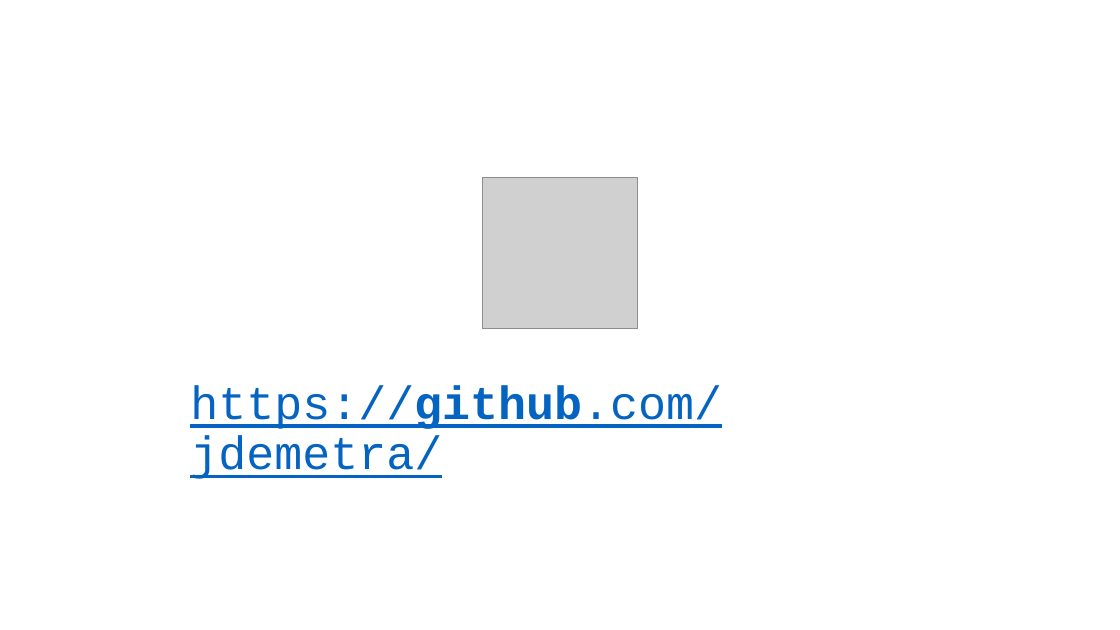
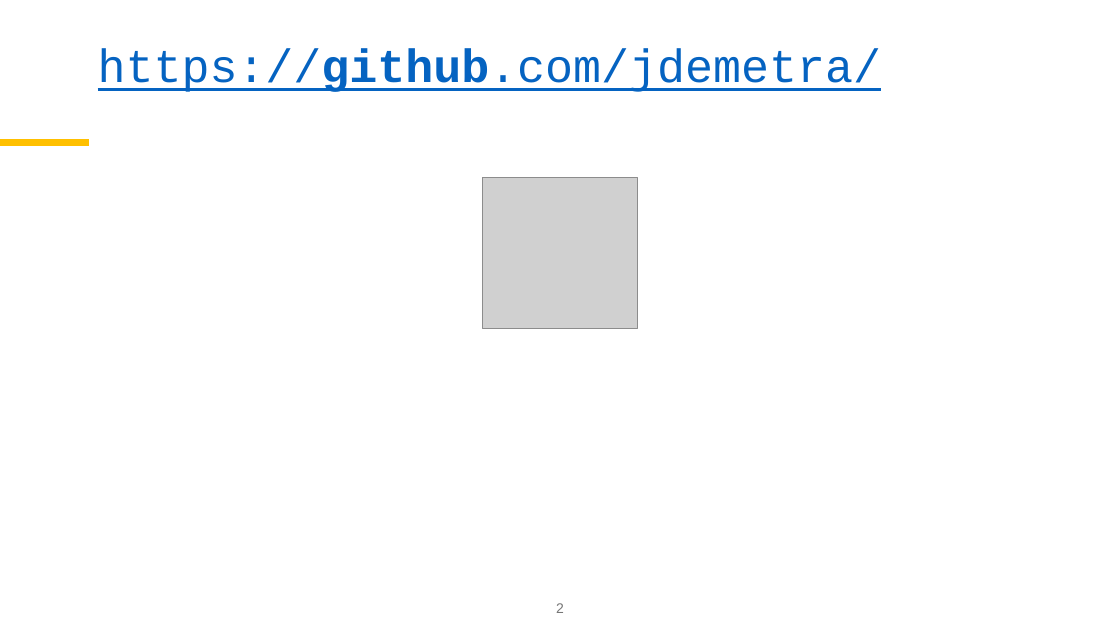
Before and after one commit to palatej/ESTP2026, a slide deck: slide 2 of 1.4 JD+ on Github.pptx. Drawn at 1120x630 pixels with LibreOffice and Linux fonts; fonts in the diff are those of the drawing; grey boxes stand for pictures; background and template pictures are left out. Boxes give left, top, right and bottom in pixels: in the first picture for what was removed or moved away, otherwise in the second. Text is boxed around its words. In the diff, an @@ line names an element or a change of style, - is before the commit and + after.

```diff
--- a/1.4 JD+ on Github.pptx
+++ b/1.4 JD+ on Github.pptx
@@ title "https://github.com/jdemetra/": place and size @@
-title "https://github.com/jdemetra/" at [190, 385, 722, 479]
+title "https://github.com/jdemetra/" at [98, 49, 882, 92]
@@ title "https://github.com/jdemetra/" at [98, 49, 882, 92]: vertical alignment bottom to top @@
@@ line added from (0, 143) to (89, 143), #FFC000 6 pt @@
@@ page number added at [556, 603, 564, 613], 12 pt, text #767676 @@
+2
```
Also in this commit, not shown: 8 other slides changed, 1 slide added, 1 slide removed, 4 other files.
